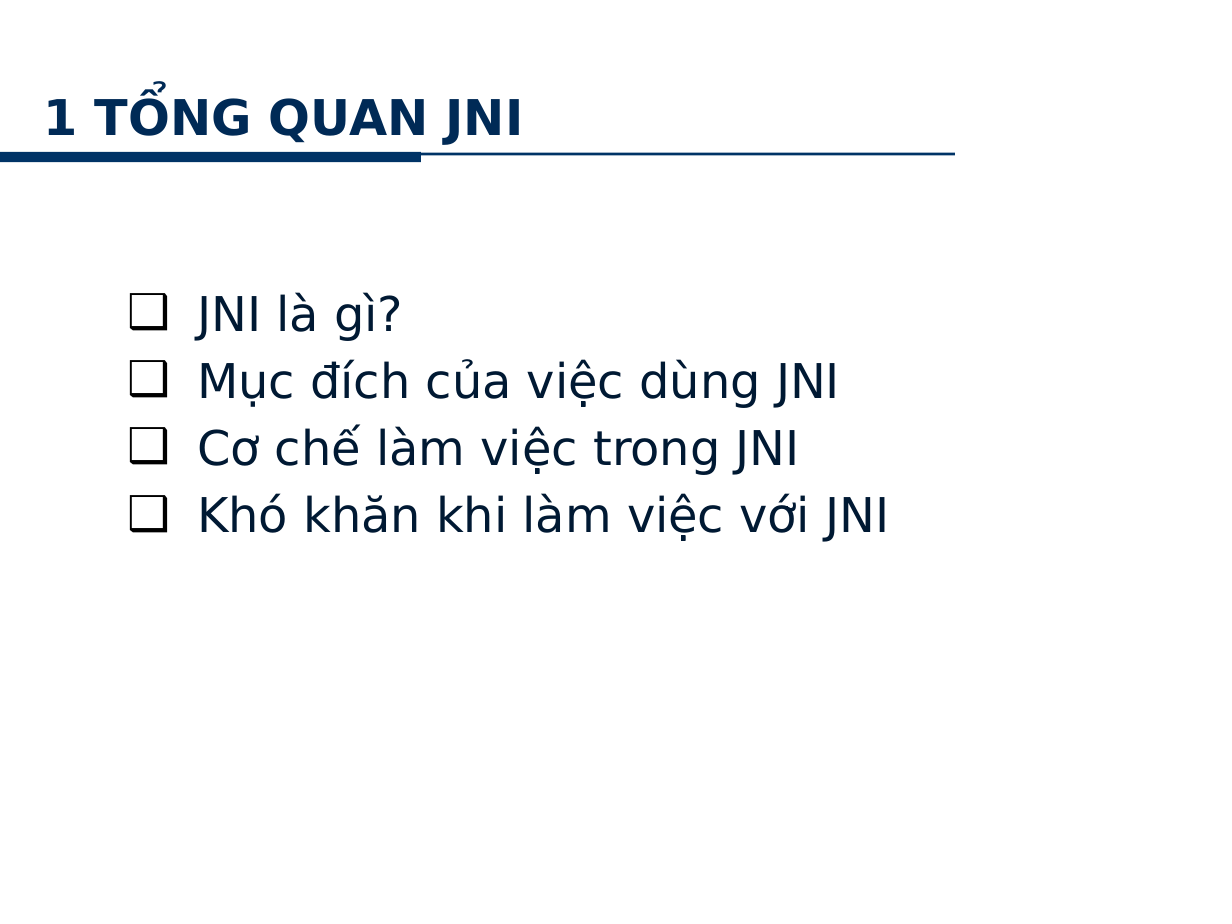
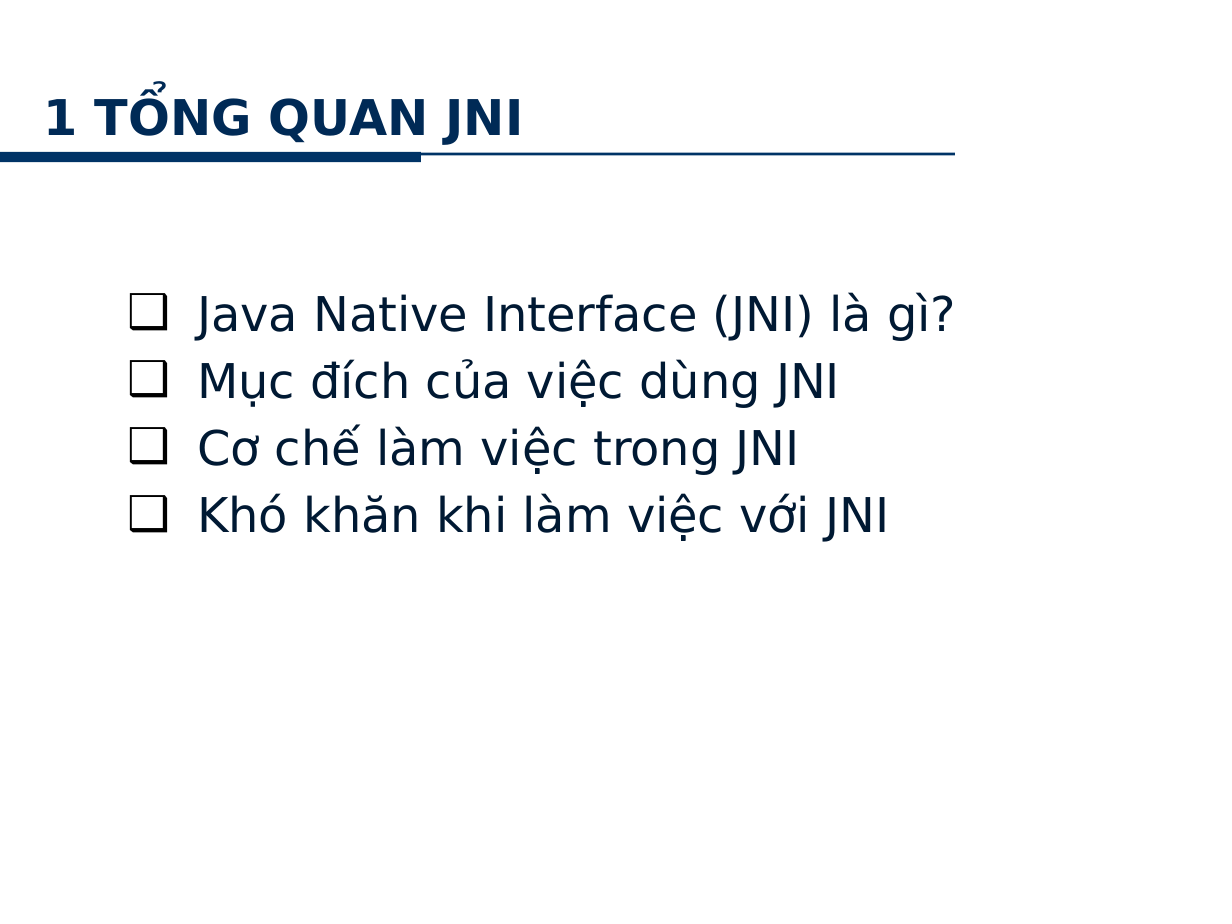
Before and after one commit to minhkhanh/UofS-Java, a slide deck: slide 3 of Seminar_JNI/Slide_00.pptx. Drawn at 1232x924 pixels with LibreOffice and Linux fonts; fonts in the diff are those of the drawing; background and template pictures are left out. Boxes give left, top, right and bottom in pixels: in the first picture for what was removed or moved away, otherwise in the second. Text is boxed around its words. In the diff, an @@ line names an element or a change of style, - is before the commit and + after.

```diff
--- a/Seminar_JNI/Slide_00.pptx
+++ b/Seminar_JNI/Slide_00.pptx
@@ text at box(197, 292, 956, 341): text changed @@
-❑ JNI là gì?
+❑ Java Native Interface (JNI) là gì?
```
